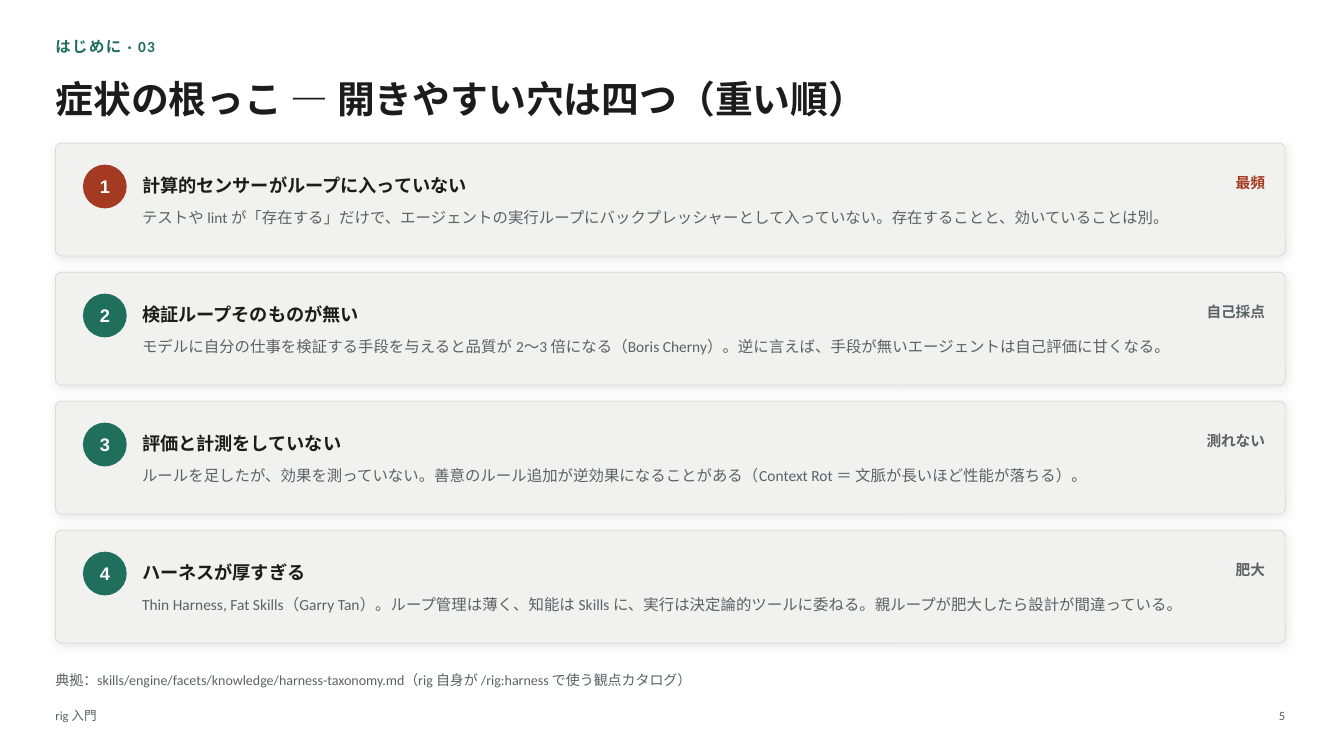
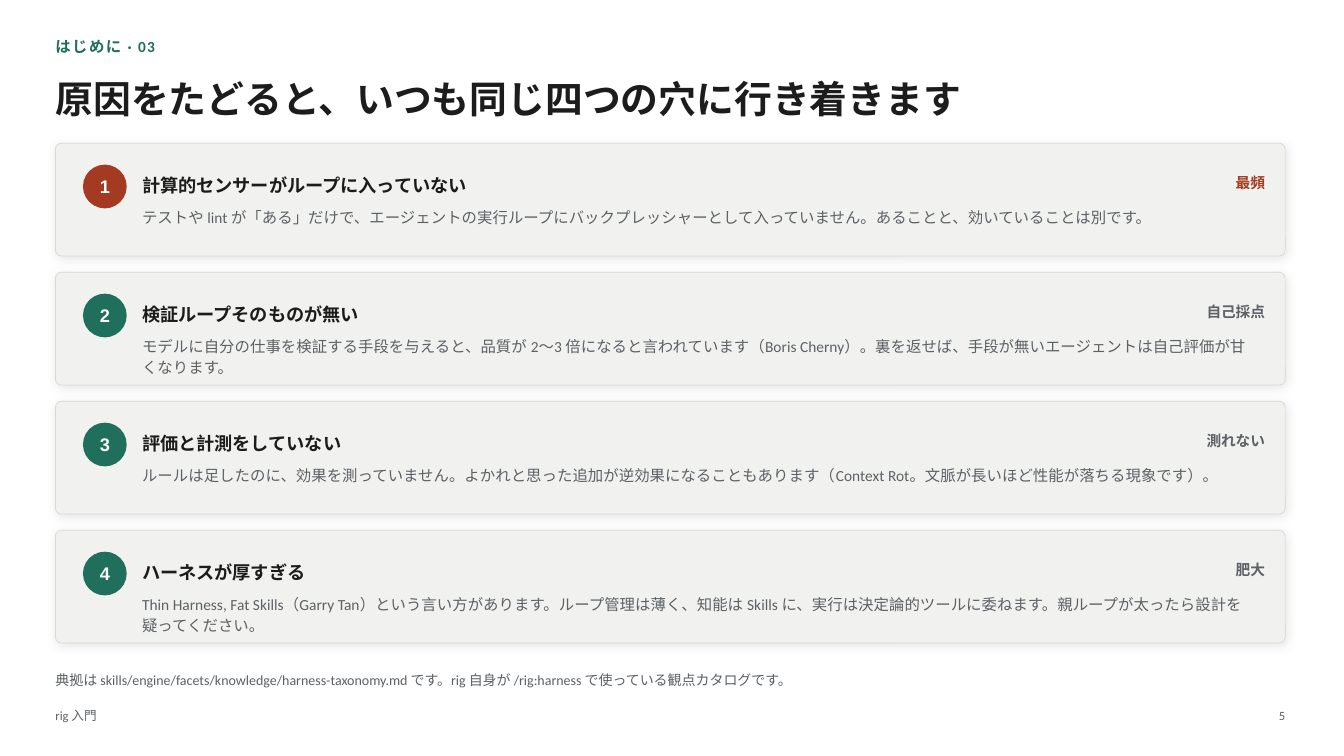
Before and after one commit to itoh-shun/rig, a slide deck: slide 5 of docs/onboarding/rig-intro.ja.pptx. Drawn at 1344x756 pixels with LibreOffice and Linux fonts; fonts in the diff are those of the drawing. Boxes give left, top, right and bottom in pixels: in the first picture for what was removed or moved away, otherwise in the second. Text is boxed around its words. In the diff, an @@ line names an element or a change of style, - is before the commit and + after.

```diff
--- a/docs/onboarding/rig-intro.ja.pptx
+++ b/docs/onboarding/rig-intro.ja.pptx
@@ text at [55, 80, 961, 117]: text changed @@
-症状の根っこ — 開きやすい穴は四つ（重い順）
+原因をたどると、いつも同じ四つの穴に行き着きます
@@ text at [142, 210, 1151, 225]: text changed @@
-テストや lint が「存在する」だけで、エージェントの実行ループにバックプレッシャーとして入っていない。存在することと、効いていることは別。
+テストや lint が「ある」だけで、エージェントの実行ループにバックプレッシャーとして入っていません。あることと、効いていることは別です。
@@ text at [142, 339, 1245, 374]: text changed @@
-モデルに自分の仕事を検証する手段を与えると品質が 2〜3 倍になる（Boris Cherny）。逆に言えば、手段が無いエージェントは自己評価に甘くなる。
+モデルに自分の仕事を検証する手段を与えると、品質が 2〜3 倍になると言われています（Boris Cherny）。裏を返せば、手段が無いエージェントは自己評価が甘くなります。
@@ text at [142, 468, 1218, 482]: text changed @@
-ルールを足したが、効果を測っていない。善意のルール追加が逆効果になることがある（Context Rot ＝ 文脈が長いほど性能が落ちる）。
+ルールは足したのに、効果を測っていません。よかれと思った追加が逆効果になることもあります（Context Rot。文脈が長いほど性能が落ちる現象です）。
@@ text at [142, 597, 1242, 632]: text changed @@
-Thin Harness, Fat Skills（Garry Tan）。ループ管理は薄く、知能は Skills に、実行は決定論的ツールに委ねる。親ループが肥大したら設計が間違っている。
+Thin Harness, Fat Skills（Garry Tan）という言い方があります。ループ管理は薄く、知能は Skills に、実行は決定論的ツールに委ねます。親ループが太ったら設計を疑ってください。
@@ text at [55, 673, 792, 688]: text changed @@
-典拠：skills/engine/facets/knowledge/harness-taxonomy.md（rig 自身が /rig:harness で使う観点カタログ）
+典拠は skills/engine/facets/knowledge/harness-taxonomy.md です。rig 自身が /rig:harness で使っている観点カタログです。
```
Also in this commit, not shown: 30 other slides changed, 4 other files.
